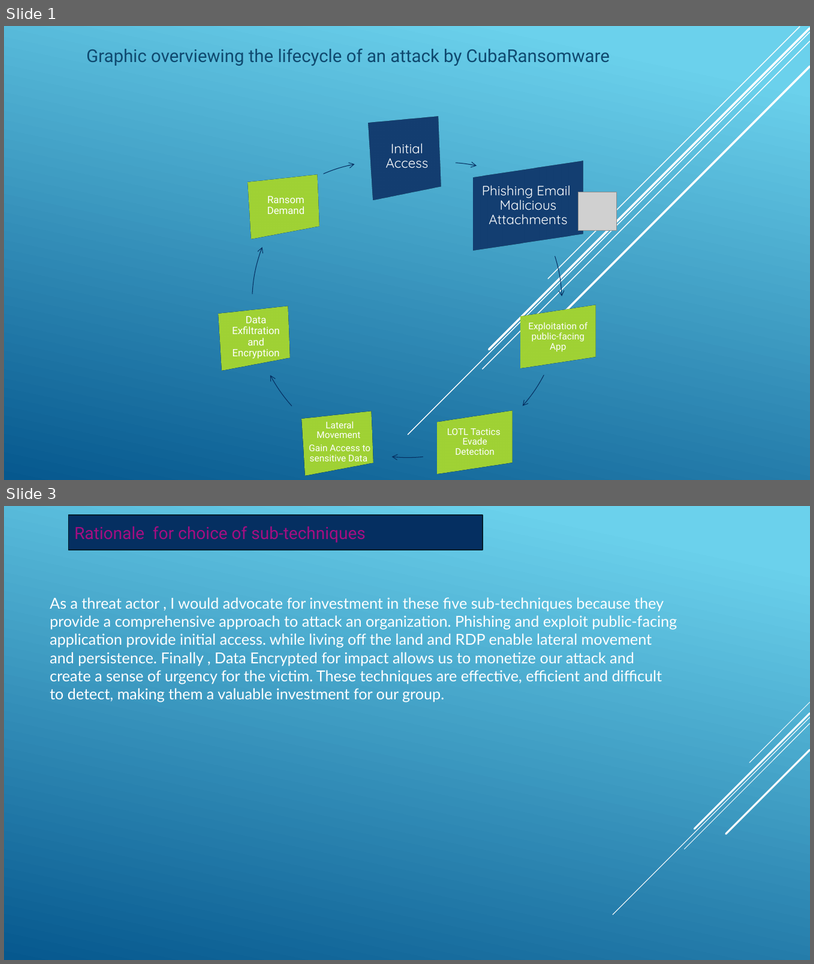
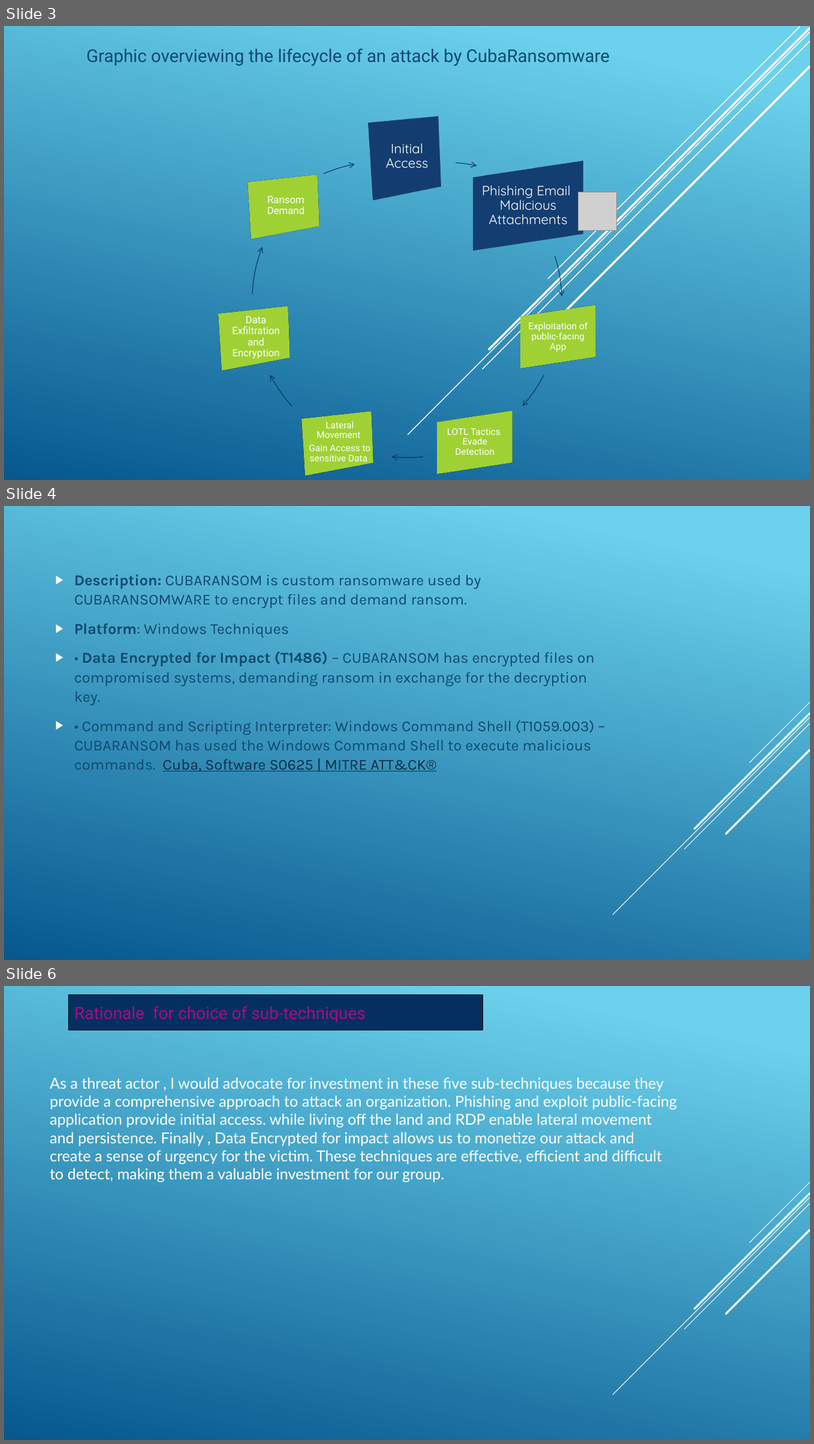
Before and after one commit to Abhiyan-smk/eportfolio, a slide deck: week7.pptx. Shown one above the other, each under a label of ours: slides 1 and 3 before the commit, slides 3, 4 and 6 after it; the slides between them are not shown. The pictures are 814x964 and 814x1444 pixels, drawn with LibreOffice and Linux fonts; fonts in the diff are those of the drawing; grey boxes stand for pictures. Boxes give left, top, right and bottom in pixels: in the first picture for what was removed or moved away, otherwise in the second. Text is boxed around its words. In the diff, an @@ line names an element or a change of style, - is before the commit and + after.

```diff
--- a/week7.pptx
+++ b/week7.pptx
@@ slide 4 added at bbox=[4, 506, 810, 960], background gradient #6ED2EB to #06588E; not listed: 5 template elements that a slide beside it also shows @@
@@ text added at bbox=[74, 574, 595, 771], 18 pt, text #0F496F @@
+▶ Description: CUBARANSOM is custom ransomware used by CUBARANSOMWARE to encrypt files and demand ransom.
+▶ Platform: Windows Techniques
+▶ • Data Encrypted for Impact (T1486) – CUBARANSOM has encrypted files on compromised systems, demanding ransom in exchange for the decryption key.
+▶ • Command and Scripting Interpreter: Windows Command Shell (T1059.003) – CUBARANSOM has used the Windows Command Shell to execute malicious commands. Cuba, Software S0625 | MITRE ATT&CK®
@@ what was slide 1 is now slide 3 @@
@@ what was slide 3 is now slide 6 @@
```
Also in this commit, not shown: 2 other slides added.
